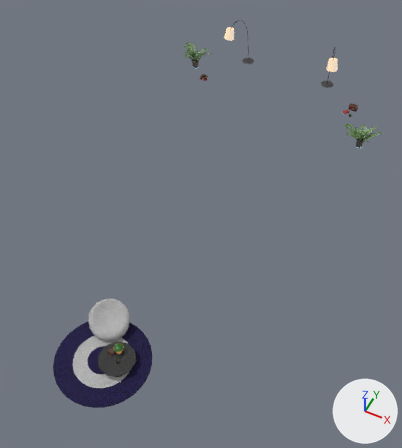
Two versions of the glTF model models/KPMG/bank/kpmg_bank_decor_main_geo_1.glb, one commit apart.
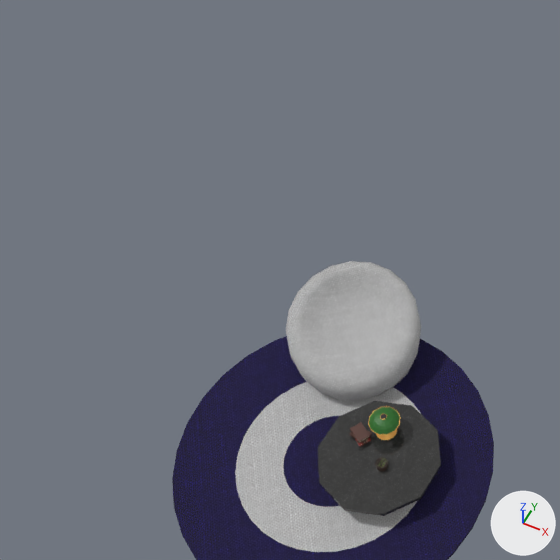
The first picture shows the older version from a 50 mm camera at (2.8, -65.1, 47.1) aimed at (-14.3, -31.0, 4.4). The close-ups show both versions on the part from 0% to 43% of the width and 49% to 87% of the height of that picture; other places that the commit changed are outside them. Lighting does not change. The marker at lower right points along +X, +Y and +Z. Where no turn or scale is listed for an object, it has been applied to the vertices. Vertices at the same position are counted once.

Before the edit, the objects in view are built like this:
```python
me_circle = bpy.data.meshes.new('Circle')
me_circle.from_pydata(...)  # 128 vertices, 222 faces; spans x -20.44..-11.56, y -51.68..-42.8, z 1.36..1.45
# faces by material slot: [158, 64]
me_circle.materials.append(mat_cloth_blue_003)
me_circle.materials.append(mat_cloth_white_003)  # picture img_fabric_white
me_circle_012 = bpy.data.meshes.new('Circle.012')
me_circle_012.from_pydata(...)  # 182 vertices, 360 faces; spans x -19.23..-15.46, y -45.77..-42.06, z 1.23..3.49
me_circle_012.materials.append(mat_cloth_white_003)  # picture img_fabric_white
me_cylinder_002 = bpy.data.meshes.new('Cylinder.002')
me_cylinder_002.from_pydata(...)  # 322 vertices, 580 faces; spans x -0.566..0.566, y -0.566..0.566, z -1.097..-0.123
# faces by material slot: [208, 372]
me_cylinder_002.materials.append(mat_lamp_shade)  # dark green #22641d
me_cylinder_002.materials.append(mat_lamp_gold)  # orange #e7b361
ob_circle = bpy.data.objects.new('Circle', me_circle)
ob_circle.location = (0.0, 0.0, 0.0)
ob_lamp_8_001 = bpy.data.objects.new('lamp_8.001', me_cylinder_002)
ob_lamp_8_001.location = (-14.93, -46.08, 2.99)
ob_lamp_8_001.rotation_euler = (0.0, 0.0, 0.722)  # degrees (0, 0, 41)
ob_lamp_8_001.scale = (0.789, 0.789, 0.789)
ob_seat_3_002 = bpy.data.objects.new('seat_3.002', me_circle_012)
ob_seat_3_002.location = (0.0, 0.0, 0.0)
# also in view: 'coffee_table.002' at (-14.7, -46.8, 1.8)
```
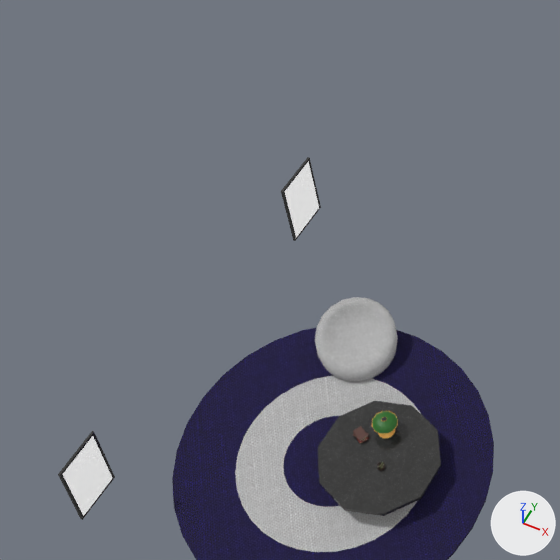
Where the newer file only moved an object's origin or applied its transform, the numbers keep the older frame.

The change, as a list of edits to the scene's bpy script:
```text
Add mat_marble_black_001:
    mat_marble_black_001 = principled_material('marble_black.001')
    mat_marble_black_001.texture = img_texturescom_marble_tilessquare_512_albedo
    mat_marble_black_001.roughness = 0.0787
Add mat_material_003:
    mat_material_003 = principled_material('Material.003')
    mat_material_003.base_color = (0.8, 0.8, 0.8)  # white #e7e7e7
    mat_material_003.emission_strength = 0.4
Change me_circle_012:
    where me_circle_012.from_pydata(...)  # 182 vertices, 360 faces; spans x -19.23..-15.46, y -45.77..-42.06, z 1.23..3.49
    used by ob_seat_3_002; location = (0.0, 0.0, 0.0)
    me_circle_012 part 1: the whole mesh is scaled about its middle by 0.616, then moved by (0.01, 0.0, -0.46)
Add me_plane:
    me_plane.from_pydata(...)  # 48 vertices, 80 faces; spans x -0.06..9.77, y -0.7..10.82, z -1.25..1.25
    # faces by material slot: [8, 72]
    me_plane.materials.append(mat_material_003)  # white #e7e7e7
    me_plane.materials.append(mat_marble_black_001)  # picture img_texturescom_marble_tilessquare_512_albedo
Change ob_lamp_8_001:
    ob_lamp_8_001.location: (-14.93, -46.08, 2.99) -> (-14.93, -46.08, 2.83)
    ob_lamp_8_001.scale: (0.789, 0.789, 0.789) -> (0.645, 0.645, 0.645)
Add ob_plane:
    ob_plane = bpy.data.objects.new('Plane', me_plane)
    ob_plane.location = (-20.86, -51.25, 3.24)
```

Boxes [x1, y1, x2, y2] around the edits, measured in the close-ups (560 x 560 px):
'seat_3.002', mesh rescaled (38% narrower, 39% shorter): before [286, 261, 421, 400]; after [315, 297, 398, 382]
'Plane', added: after [58, 157, 321, 520]
    faces in mat_material_003 (white #e7e7e7): [63, 161, 319, 516]
    faces in mat_marble_black_001 (picture img_texturescom_marble_tilessquare_512_albedo): [58, 157, 321, 520]
'lamp_8.001', moved, rescaled (21% narrower, 18% shorter): before [368, 407, 401, 440]; after [372, 411, 398, 438]
